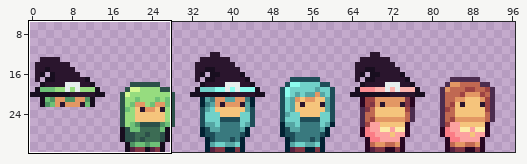
Two versions of one pixel-art file, Witchlight Woods/Assets/Sprites/player.ase. Above, an overview of the earlier version with the close-up marked.
Close-up. Before the commit:
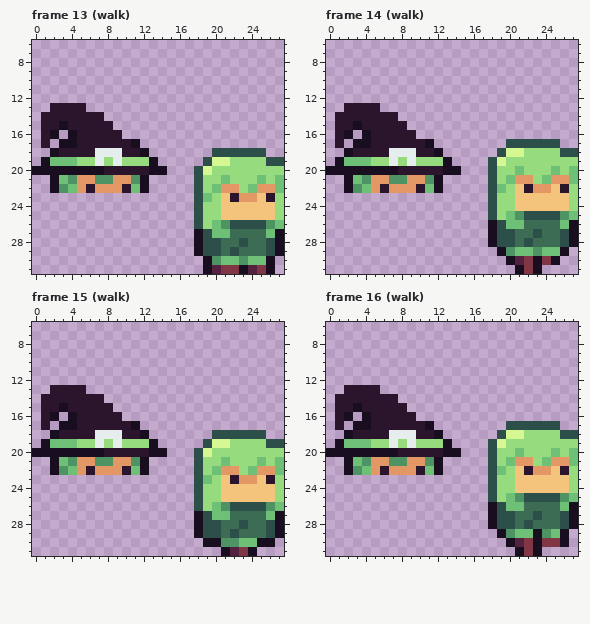
112x32 pixels, 33 frames. Shown: frame 13 (walk): x 0..27, y 6..31; frame 14 (walk): x 0..27, y 6..31; frame 15 (walk): x 0..27, y 6..31; frame 16 (walk): x 0..27, y 6..31. The wide view leaves out empty margins. The commit also changed other frames or places, which this record leaves out.
New version:
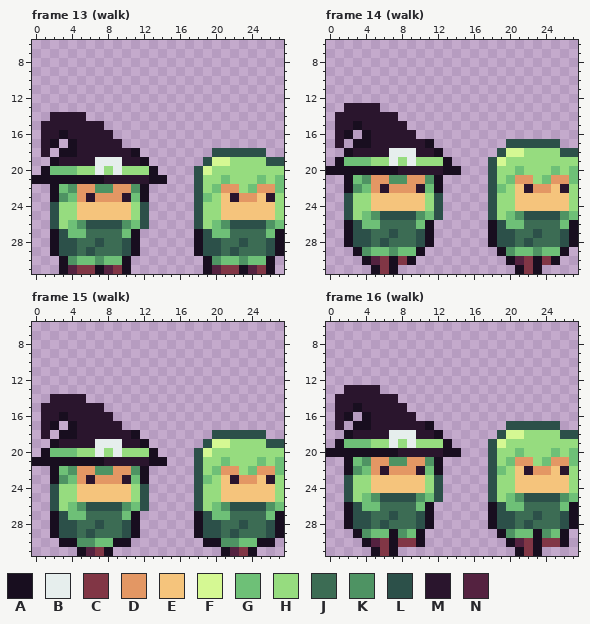
Palette (. is transparent): A #180e1f  B #e6eeed  C #813645  D #e39764  E #f5c47c  F #d5f893  G #6ec077  H #96dc7f  J #3c6c54  K #4e9363  L #2c5049  M #2a152d  N #542240
Edits made:
--- frame 13 (walk), layers "hats", "head", "body"
@@ x 0..16 @@
 12 .................
-13 ..MMMM...........
-14 .MMMMMMM.........
-15 .MMAMMMMM........
-16 .MA.AMMMMM.......
-17 .M.AAMMMMMMA.....
-18 ..AMMMMBBBMMA....
-19 .AGGGHHBHBHHHA...
-20 AAAAAAAAMMMMMAA..
-21 ..AGKDDKKDDKA....
-22 ..AKGDMDDDMGA....
-23 .................
-24 .................
-25 .................
-26 .................
-27 .................
-28 .................
-29 .................
-30 .................
-31 .................
+13 .................
+14 ..MMMM...........
+15 .MMMMMMM.........
+16 .MMAMMMMM........
+17 .MA.AMMMMM.......
+18 .M.AAMMMMMMA.....
+19 ..AMMMMBBBMMA....
+20 .AGGGHHBHBHHHA...
+21 AAAAAAAAMMMMMAA..
+22 ..AGKDDKKDDKA....
+23 ..AKGDMDDDMGA....
+24 ..LHHEEEEEEHL....
+25 ..LHHEEEEEEHL....
+26 ..LHGKLLLLKGL....
+27 ..ALGGJJJJGA.....
+28 ..ALLJJLJJLA.....
+29 ..ALLJLJJJLA.....
+30 ...AKGGKGGA......
+31 ...ANCCANCA......
--- frame 14 (walk), layers "head", "body"
@@ x 0..14 @@
 22 ..AKGDMDDDMGA..
-23 ...............
-24 ...............
-25 ...............
-26 ...............
-27 ...............
-28 ...............
-29 ...............
-30 ...............
-31 ...............
+23 ..LHHEEEEEEHL..
+24 ..LHHEEEEEEHL..
+25 ..LHGKLLLLKGL..
+26 ..ALGGJJJJGA...
+27 ..ALLJJLJJLA...
+28 ..ALLJLJJJLA...
+29 ...AKGGKGGA....
+30 ....ANCACA.....
+31 .....ACA.......
--- frame 15 (walk), layers "hats", "head", "body"
@@ x 0..16 @@
 12 .................
-13 ..MMMM...........
-14 .MMMMMMM.........
-15 .MMAMMMMM........
-16 .MA.AMMMMM.......
-17 .M.AAMMMMMMA.....
-18 ..AMMMMBBBMMA....
-19 .AGGGHHBHBHHHA...
-20 AAAAAAAAMMMMMAA..
-21 ..AGKDDKKDDKA....
-22 ..AKGDMDDDMGA....
-23 .................
-24 .................
-25 .................
-26 .................
-27 .................
-28 .................
-29 .................
-30 .................
-31 .................
+13 .................
+14 ..MMMM...........
+15 .MMMMMMM.........
+16 .MMAMMMMM........
+17 .MA.AMMMMM.......
+18 .M.AAMMMMMMA.....
+19 ..AMMMMBBBMMA....
+20 .AGGGHHBHBHHHA...
+21 AAAAAAAAMMMMMAA..
+22 ..AGKDDKKDDKA....
+23 ..AKGDMDDDMGA....
+24 ..LHHEEEEEEHL....
+25 ..LHHEEEEEEHL....
+26 ..LHGKLLLLKGL....
+27 ..ALGGJJJJGA.....
+28 ..ALLJJLJJLA.....
+29 ..ALLJLJJJLA.....
+30 ...AAKKGGAA......
+31 .....ANCA........
--- frame 16 (walk), layers "head", "body"
@@ x 0..14 @@
 22 ..AKGDMDDDMGA..
-23 ...............
-24 ...............
-25 ...............
-26 ...............
-27 ...............
-28 ...............
-29 ...............
-30 ...............
-31 ...............
+23 ..LHHEEEEEEHL..
+24 ..LHHEEEEEEHL..
+25 ..LHGKLLLLKGL..
+26 ..ALGGJJJJGA...
+27 ..ALLJJLJJLA...
+28 ..ALLJLJJJLA...
+29 ...AKGGAKGA....
+30 ....ANCACCA....
+31 .....ACA.......
Where, in picture pixels (left, top, right, bottom), the same in both close-ups:
changed: (32, 103, 167, 274)
added: (344, 193, 443, 274)
changed: (32, 385, 167, 556)
added: (344, 475, 443, 556)
